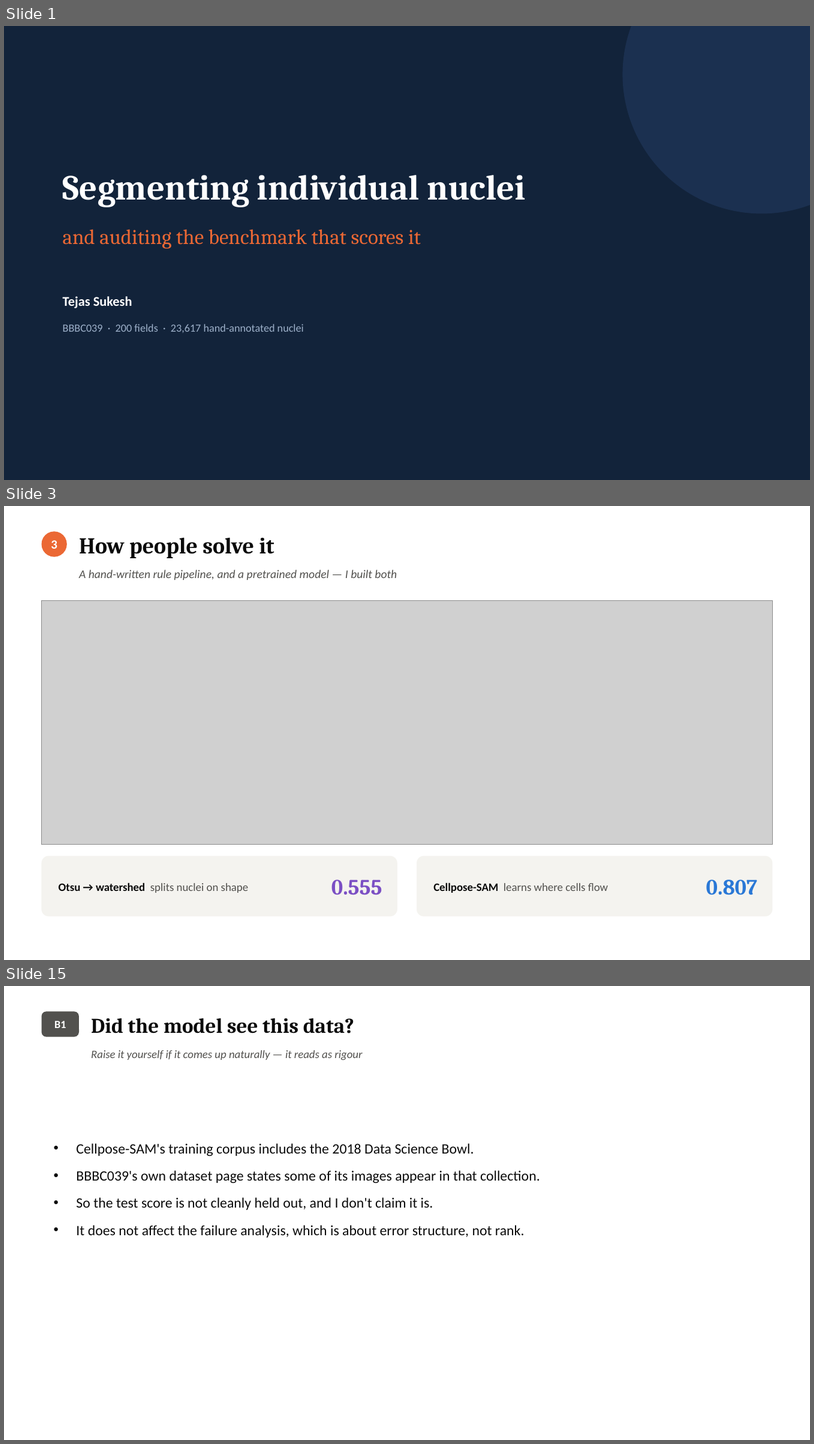
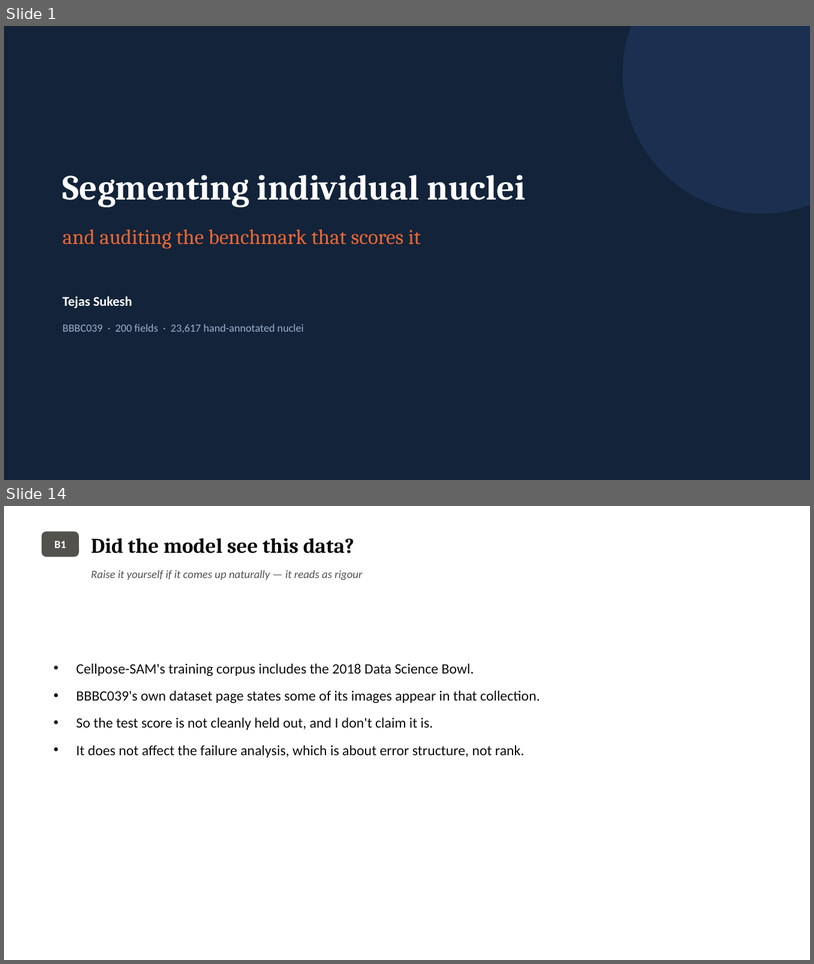
Before and after one commit to Tejas-Sukesh/bbbc039-nuclei-segmentation, a slide deck: nuclei_segmentation_talk.pptx. Shown one above the other, each under a label of ours: slides 1, 3 and 15 before the commit, slides 1 and 14 after it; the slides between them are not shown. The pictures are 814x1444 and 814x964 pixels, drawn with LibreOffice and Linux fonts; fonts in the diff are those of the drawing; grey boxes stand for pictures. Boxes give left, top, right and bottom in pixels: in the first picture for what was removed or moved away, otherwise in the second. Text is boxed around its words. In the diff, an @@ line names an element or a change of style, - is before the commit and + after.

```diff
--- a/nuclei_segmentation_talk.pptx
+++ b/nuclei_segmentation_talk.pptx
@@ slide 3 removed at [4,506,810,960], background #FFFFFF @@
@@ ellipse removed at [42,531,67,557] @@
@@ text removed at [51,540,57,549] @@
-3
@@ text removed at [79,537,274,558] @@
-How people solve it
@@ text removed at [79,570,397,580] @@
-A hand-written rule pipeline, and a pretrained model — I built both
@@ picture removed at [42,600,773,844] @@
@@ rounded rectangle removed at [42,856,398,916] @@
@@ rounded rectangle removed at [417,856,773,916] @@
@@ text removed at [59,882,249,892] @@
-Otsu → watershed splits nuclei on shape
@@ text removed at [332,879,383,895] @@
-0.555
@@ text removed at [434,882,608,892] @@
-Cellpose-SAM learns where cells flow
@@ text removed at [707,879,758,895] @@
-0.807
@@ what was slide 15 is now slide 14 @@
```
Also in this commit, not shown: 11 slides changed, 1 slide added, 1 other slide removed, 3 other files.
